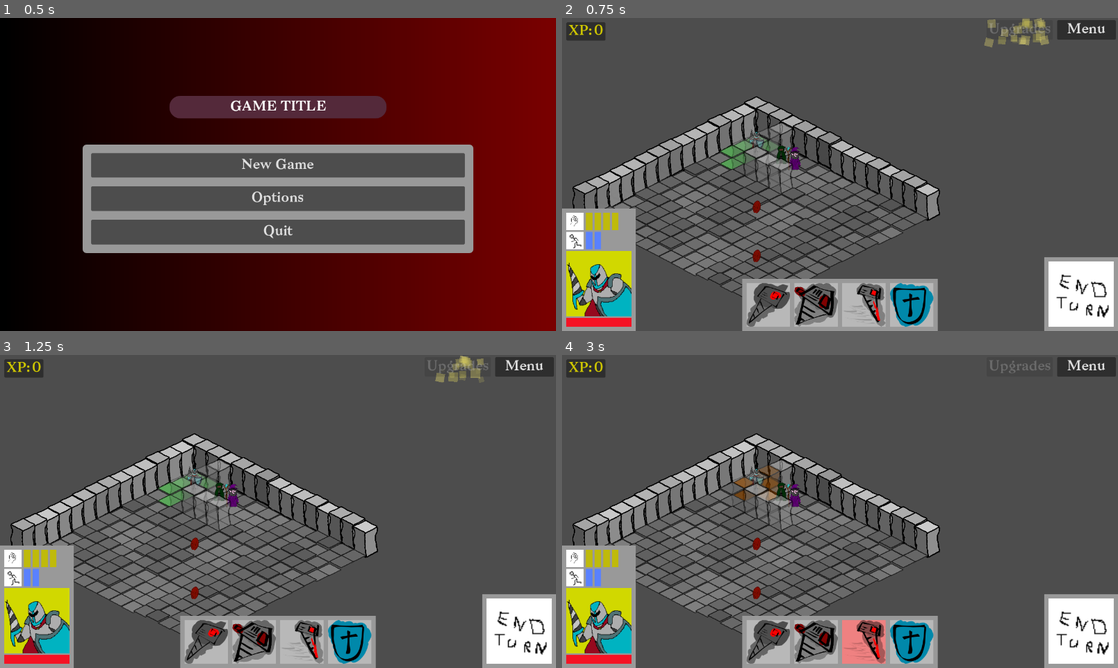
Above: before the commit, frames 1-4 (two rows, left to right).
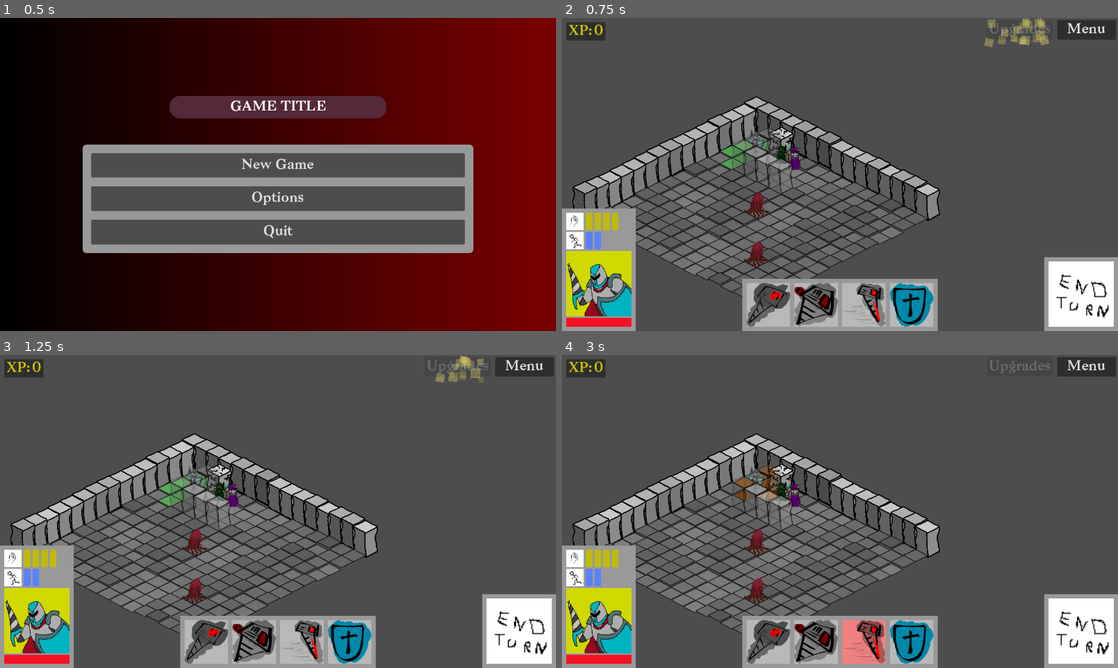
Above: after the commit, the same moments.

Repository: CiaranWoodward/LD57
Game: Godot game, scene res://scenes/main.tscn
Two runs of this game, one before a commit and one after it. Both use one fixed random seed, a clock stepped at 60 frames per second and the inputs below. The engine's default icon, where the game draws it, is replaced by a stand-in: a white triangle on a blue panel in a dark square. Sound files missing from this copy of the repository are replaced by a short silence.
Inputs (mouse positions are in pixels of both pictures, inside the frame that each line leads up to):
- Up to frame 1 (0.5 s): no input
- Up to frame 2 (0.75 s): click "New Game" at 0.5 s
- Up to frame 3 (1.25 s): no input
- Up to frame 4 (3 s): click (767, 642) at 1.25 s; click (817, 642) at 2 s; click (862, 642) at 2.75 s

Frame 1 is identical in both runs. In frame 2, 0.6% of the frame differs, in the area x 32-42%, y 33-80%; in frame 3, 0.6%; in frame 4, 0.6%.

Commit message:
Refactor enemy entities and enhance graphics assets
- Updated enemy scene files to replace CollisionPolygon2D with CollisionShape2D for better collision handling.
- Introduced new graphics assets for various enemies, including textures for Boss, Elite, Grunt, Minion, and others, improving visual fidelity.
- Added new enemy types such as Explosive Barrel and Destructible Wall, along with their respective graphics and scene files.
- Enhanced level management to incorporate new enemy types and ensure proper spawning logic.
- Improved entity initialization and input handling for better gameplay experience.

Diff:
--- a/Enemies/BaseBombEnemy.tscn
+++ b/Enemies/BaseBombEnemy.tscn
@@ -1,21 +1,18 @@
-[gd_scene load_steps=3 format=3 uid="uid://di2fkq7a5jvby"]
+[gd_scene load_steps=3 format=3 uid="uid://bfvgq3eh5c28g"]
 
-[ext_resource type="Script" path="res://Enemies/BaseBombEnemy.gd" id="1_v1r8x"]
-[ext_resource type="Texture2D" uid="uid://bau3w7vbo0o1i" path="res://Graphics/super_Bomb_egg.png" id="2_67mml"]
+[ext_resource type="Script" uid="uid://cw3yef88jh6xh" path="res://Enemies/BaseBombEnemy.gd" id="1_v1r8x"]
+
+[sub_resource type="RectangleShape2D" id="RectangleShape2D_u64ew"]
+size = Vector2(77, 111)
 
 [node name="BaseBombEnemy" type="Node2D"]
 script = ExtResource("1_v1r8x")
 
-[node name="Sprite2D" type="Sprite2D" parent="."]
-position = Vector2(1, -36)
-scale = Vector2(0.4, 0.4)
-texture = ExtResource("2_67mml")
-
 [node name="Area2D" type="Area2D" parent="."]
 
-[node name="CollisionPolygon2D" type="CollisionPolygon2D" parent="Area2D"]
-position = Vector2(0, -35)
-polygon = PackedVector2Array(-35, 35, 35, 35, 35, -35, -35, -35)
+[node name="CollisionShape2D" type="CollisionShape2D" parent="Area2D"]
+position = Vector2(1, -52)
+shape = SubResource("RectangleShape2D_u64ew")
 
 [node name="ExplosionParticles" type="CPUParticles2D" parent="."]
 position = Vector2(0, -36)
@@ -57,4 +54,4 @@
 color = Color(0.2, 0.2, 0.2, 0.6)
 
 [node name="HealthBarPos" type="Marker2D" parent="."]
-position = Vector2(4, -89)
+position = Vector2(-1, -152)
--- a/Enemies/BossEnemy.tscn
+++ b/Enemies/BossEnemy.tscn
@@ -1,25 +1,28 @@
-[gd_scene load_steps=4 format=3 uid="uid://be8pgjtgq0tau"]
+[gd_scene load_steps=5 format=3 uid="uid://be8pgjtgq0tau"]
 
 [ext_resource type="Script" uid="uid://sw4of2ta4k3o" path="res://Enemies/BossEnemy.gd" id="1_v1r8x"]
-[ext_resource type="Texture2D" uid="uid://bau3w7vbo0o1i" path="res://Graphics/super_Bomb_egg.png" id="2_67mml"]
 [ext_resource type="Script" uid="uid://b2phw6axqtl2" path="res://scenes/ProjectileSpawner.gd" id="2_ij15e"]
+[ext_resource type="Texture2D" uid="uid://clil25p24gow7" path="res://Graphics/Enemies/super_Boss.png" id="2_t0exh"]
+
+[sub_resource type="RectangleShape2D" id="RectangleShape2D_yrq0t"]
+size = Vector2(89.5, 132)
 
 [node name="BossEnemy" type="Node2D"]
 script = ExtResource("1_v1r8x")
 
 [node name="Sprite2D" type="Sprite2D" parent="."]
-self_modulate = Color(1, 0.2, 0.2, 1)
-position = Vector2(1, -36)
+position = Vector2(0, -100)
 scale = Vector2(0.6, 0.6)
-texture = ExtResource("2_67mml")
+texture = ExtResource("2_t0exh")
 
 [node name="Area2D" type="Area2D" parent="."]
 
-[node name="CollisionPolygon2D" type="CollisionPolygon2D" parent="Area2D"]
-position = Vector2(0, -35)
-polygon = PackedVector2Array(-35, 35, 35, 35, 35, -35, -35, -35)
+[node name="CollisionShape2D" type="CollisionShape2D" parent="Area2D"]
+position = Vector2(3.25, -70)
+shape = SubResource("RectangleShape2D_yrq0t")
 
 [node name="BeamAttackParticles" type="CPUParticles2D" parent="."]
+position = Vector2(3, -86)
 emitting = false
 amount = 40
 lifetime = 0.5
@@ -37,9 +40,10 @@
 color = Color(1, 0, 0, 0.8)
 
 [node name="HealthBarPos" type="Marker2D" parent="."]
-position = Vector2(4, -105)
+position = Vector2(22, -209)
 
 [node name="ProjectileSpawner" type="Node2D" parent="."]
+position = Vector2(6, -91)
 script = ExtResource("2_ij15e")
 projectile_speed = 600.0
 projectile_color = Color(1, 0, 0, 0.8)
--- a/Enemies/DestructibleWall.gd
+++ b/Enemies/DestructibleWall.gd
@@ -17,8 +17,8 @@
 	move_speed = 0.0  # Cannot move
 	detection_range = 0  # Doesn't detect players
 	aggression_level = 0.0  # No aggression
-	max_health = 10
-	current_health = 10
+	max_health = 5
+	current_health = 5
 
 	xp_value = 10
 
--- a/Enemies/DestructibleWall.tscn
+++ b/Enemies/DestructibleWall.tscn
@@ -1,10 +1,10 @@
 [gd_scene load_steps=4 format=3 uid="uid://bkyltv5r6sslc"]
 
 [ext_resource type="Script" uid="uid://ct1vgvxgtmk4g" path="res://Enemies/DestructibleWall.gd" id="1_4xd5e"]
-[ext_resource type="Texture2D" uid="uid://do8ytyb3gaey7" path="res://Graphics/super_Wall.png" id="2_qjhf4"]
+[ext_resource type="Texture2D" uid="uid://c2ttd6c7ru0l8" path="res://Graphics/Enemies/super_DestructibleWall.png" id="2_udn7r"]
 
 [sub_resource type="RectangleShape2D" id="RectangleShape2D_ue5uf"]
-size = Vector2(70, 70)
+size = Vector2(87, 107)
 
 [node name="DestructibleWall" type="Node2D"]
 script = ExtResource("1_4xd5e")
@@ -12,12 +12,12 @@
 [node name="Sprite2D" type="Sprite2D" parent="."]
 position = Vector2(0, -36)
 scale = Vector2(0.4, 0.4)
-texture = ExtResource("2_qjhf4")
+texture = ExtResource("2_udn7r")
 
 [node name="Area2D" type="Area2D" parent="."]
 
 [node name="CollisionShape2D" type="CollisionShape2D" parent="Area2D"]
-position = Vector2(0, -35)
+position = Vector2(4.5, -20.5)
 shape = SubResource("RectangleShape2D_ue5uf")
 
 [node name="DestructionParticles" type="CPUParticles2D" parent="."]
--- a/Enemies/EliteEnemy.tscn
+++ b/Enemies/EliteEnemy.tscn
@@ -1,16 +1,19 @@
-[gd_scene load_steps=4 format=3 uid="uid://bl3petyk1hi0y"]
+[gd_scene load_steps=5 format=3 uid="uid://bl3petyk1hi0y"]
 
 [ext_resource type="Script" uid="uid://uo235dtxwwq0" path="res://Enemies/EliteEnemy.gd" id="1_hsdep"]
-[ext_resource type="Texture2D" uid="uid://b70w55lxjudji" path="res://icon.svg" id="2_68xh1"]
-[ext_resource type="Script" path="res://scenes/ProjectileSpawner.gd" id="3_v13sd"]
+[ext_resource type="Texture2D" uid="uid://3pxadnr3cqqr" path="res://Graphics/Enemies/super_Elite.png" id="2_icqbd"]
+[ext_resource type="Script" uid="uid://b2phw6axqtl2" path="res://scenes/ProjectileSpawner.gd" id="3_v13sd"]
+
+[sub_resource type="RectangleShape2D" id="RectangleShape2D_icqbd"]
+size = Vector2(87, 107)
 
 [node name="EliteEnemy" type="Node2D"]
 script = ExtResource("1_hsdep")
 
 [node name="Sprite2D" type="Sprite2D" parent="."]
-self_modulate = Color(0.408598, 0.407394, 1.92523e-07, 1)
-position = Vector2(0, -65)
-texture = ExtResource("2_68xh1")
+position = Vector2(2, -81)
+scale = Vector2(0.6, 0.6)
+texture = ExtResource("2_icqbd")
 
 [node name="HealthBarPos" type="Marker2D" parent="."]
 position = Vector2(4, -105)
@@ -19,3 +22,9 @@
 script = ExtResource("3_v13sd")
 projectile_speed = 500.0
 projectile_color = Color(0.408, 0.407, 0, 0.8)
+
+[node name="Area2D" type="Area2D" parent="."]
+
+[node name="CollisionShape2D" type="CollisionShape2D" parent="Area2D"]
+position = Vector2(1, -62)
+shape = SubResource("RectangleShape2D_icqbd")
--- a/Enemies/ExplosiveBarrel.tscn
+++ b/Enemies/ExplosiveBarrel.tscn
@@ -1,14 +1,16 @@
-[gd_scene load_steps=3 format=3 uid="uid://db3dhrxcjfyku"]
+[gd_scene load_steps=4 format=3 uid="uid://db3dhrxcjfyku"]
 
-[ext_resource type="PackedScene" path="res://Enemies/BaseBombEnemy.tscn" id="1_40gr2"]
+[ext_resource type="PackedScene" uid="uid://bfvgq3eh5c28g" path="res://Enemies/BaseBombEnemy.tscn" id="1_40gr2"]
 [ext_resource type="Script" uid="uid://1ewom7ee0otp" path="res://Enemies/ExplosiveBarrel.gd" id="2_xmr6a"]
+[ext_resource type="Texture2D" uid="uid://mle203e46bv5" path="res://Graphics/Enemies/super_Barrel.png" id="3_xmr6a"]
 
 [node name="ExplosiveBarrel" instance=ExtResource("1_40gr2")]
 script = ExtResource("2_xmr6a")
 
-[node name="Sprite2D" parent="." index="0"]
-self_modulate = Color(0.8, 0.3, 0.1, 1)
-scale = Vector2(0.3, 0.35)
+[node name="Sprite2D" type="Sprite2D" parent="." index="0"]
+position = Vector2(-1, -65)
+scale = Vector2(0.6, 0.6)
+texture = ExtResource("3_xmr6a")
 
 [node name="ExplosionParticles" parent="." index="2"]
 color = Color(0.9, 0.4, 0.1, 1)
--- a/Enemies/GruntEnemy.tscn
+++ b/Enemies/GruntEnemy.tscn
@@ -1,12 +1,21 @@
-[gd_scene load_steps=3 format=3 uid="uid://pny8rin8hw87"]
+[gd_scene load_steps=4 format=3 uid="uid://pny8rin8hw87"]
 
 [ext_resource type="Script" uid="uid://c1ysclhtkgbjq" path="res://Enemies/GruntEnemy.gd" id="1_rdtcw"]
-[ext_resource type="Texture2D" uid="uid://b70w55lxjudji" path="res://icon.svg" id="2_wgdkr"]
+[ext_resource type="Texture2D" uid="uid://c1iryn45x5c75" path="res://Graphics/Enemies/super_Grunt.png" id="2_wgdkr"]
+
+[sub_resource type="RectangleShape2D" id="RectangleShape2D_wgdkr"]
+size = Vector2(87, 107)
 
 [node name="GruntEnemy" type="Node2D"]
 script = ExtResource("1_rdtcw")
 
 [node name="Sprite2D" type="Sprite2D" parent="."]
-self_modulate = Color(0.915337, 0.000705597, 0.919708, 1)
-position = Vector2(0, -65)
+position = Vector2(2, -54)
+scale = Vector2(0.6, 0.6)
 texture = ExtResource("2_wgdkr")
+
+[node name="Area2D" type="Area2D" parent="."]
+
+[node name="CollisionShape2D" type="CollisionShape2D" parent="Area2D"]
+position = Vector2(3, -59)
+shape = SubResource("RectangleShape2D_wgdkr")
--- a/Enemies/HellBombChaserEnemy.tscn
+++ b/Enemies/HellBombChaserEnemy.tscn
@@ -1,29 +1,32 @@
-[gd_scene load_steps=3 format=3 uid="uid://cxuw80dk3311"]
+[gd_scene load_steps=4 format=3 uid="uid://cxuw80dk3311"]
 
-[ext_resource type="PackedScene" path="res://Enemies/BaseBombEnemy.tscn" id="1_anbid"]
+[ext_resource type="PackedScene" uid="uid://bfvgq3eh5c28g" path="res://Enemies/BaseBombEnemy.tscn" id="1_anbid"]
 [ext_resource type="Script" uid="uid://bbwiwy121lk6x" path="res://Enemies/HellBombChaserEnemy.gd" id="2_e4ypt"]
+[ext_resource type="Texture2D" uid="uid://m4m1lyt1pn7w" path="res://Graphics/Enemies/super_Chaser.png" id="3_s11bn"]
 
 [node name="HellBombChaserEnemy" instance=ExtResource("1_anbid")]
 script = ExtResource("2_e4ypt")
 
-[node name="Sprite2D" parent="." index="0"]
-self_modulate = Color(1, 0, 0.4, 1)
+[node name="Sprite2D" type="Sprite2D" parent="." index="0"]
+position = Vector2(0, -76)
+scale = Vector2(0.6, 0.6)
+texture = ExtResource("3_s11bn")
 
 [node name="ExplosionParticles" parent="." index="2"]
 color = Color(1, 0, 0.4, 1)
 
 [node name="ChaseParticles" type="CPUParticles2D" parent="." index="5"]
-position = Vector2(0, -15)
+position = Vector2(18, -146)
 amount = 20
 lifetime = 0.6
 local_coords = true
 emission_shape = 1
 emission_sphere_radius = 5.0
-direction = Vector2(0, 1)
+direction = Vector2(0, -1)
 spread = 90.0
 gravity = Vector2(0, 30)
 initial_velocity_min = 10.0
-initial_velocity_max = 20.0
+initial_velocity_max = 69.5
 scale_amount_min = 2.0
 scale_amount_max = 4.0
 color = Color(1, 0, 0.4, 0.4)
--- a/Enemies/HellBombEnemy.tscn
+++ b/Enemies/HellBombEnemy.tscn
@@ -1,13 +1,32 @@
-[gd_scene load_steps=3 format=3 uid="uid://cosnhvfl10sit"]
+[gd_scene load_steps=4 format=3 uid="uid://cosnhvfl10sit"]
 
-[ext_resource type="PackedScene" path="res://Enemies/BaseBombEnemy.tscn" id="1_anbid"]
+[ext_resource type="PackedScene" uid="uid://bfvgq3eh5c28g" path="res://Enemies/BaseBombEnemy.tscn" id="1_anbid"]
 [ext_resource type="Script" uid="uid://cbqak8navhc7c" path="res://Enemies/HellBombEnemy.gd" id="2_e4ypt"]
+[ext_resource type="Texture2D" uid="uid://ched3vgacyeqw" path="res://Graphics/Enemies/super_Bomb.png" id="3_26f2j"]
 
 [node name="HellBombEnemy" instance=ExtResource("1_anbid")]
 script = ExtResource("2_e4ypt")
 
-[node name="Sprite2D" parent="." index="0"]
-self_modulate = Color(1, 0.4, 0, 1)
+[node name="Sprite2D" type="Sprite2D" parent="." index="0"]
+position = Vector2(1, -42)
+scale = Vector2(0.6, 0.6)
+texture = ExtResource("3_26f2j")
 
 [node name="ExplosionParticles" parent="." index="2"]
 color = Color(1, 0.4, 0, 1)
+
+[node name="ChaseParticles" type="CPUParticles2D" parent="." index="5"]
+position = Vector2(12, -116)
+amount = 20
+lifetime = 0.6
+local_coords = true
+emission_shape = 1
+emission_sphere_radius = 5.0
+direction = Vector2(0, -1)
+spread = 90.0
+gravity = Vector2(0, 30)
+initial_velocity_min = 10.0
+initial_velocity_max = 69.5
+scale_amount_min = 2.0
+scale_amount_max = 4.0
+color = Color(1, 0, 0.4, 0.4)
--- a/Enemies/MinionEnemy.tscn
+++ b/Enemies/MinionEnemy.tscn
@@ -1,7 +1,7 @@
 [gd_scene load_steps=4 format=3 uid="uid://dc40kqfykbc2o"]
 
 [ext_resource type="Script" uid="uid://bxoj1njd660h3" path="res://Enemies/MinionEnemy.gd" id="1_h27ej"]
-[ext_resource type="Texture2D" uid="uid://bau3w7vbo0o1i" path="res://Graphics/super_Bomb_egg.png" id="2_67mml"]
+[ext_resource type="Texture2D" uid="uid://3ssxa31op1k8" path="res://Graphics/Enemies/super_Minion.png" id="2_rt86d"]
 [ext_resource type="Script" uid="uid://b2phw6axqtl2" path="res://scenes/ProjectileSpawner.gd" id="3_e2mtr"]
 
 [node name="MinionEnemy" type="Node2D"]
@@ -9,9 +9,9 @@
 
 [node name="Sprite2D" type="Sprite2D" parent="."]
 self_modulate = Color(0.6, 0.8, 1, 1)
-position = Vector2(1, -36)
+position = Vector2(-4, -53)
 scale = Vector2(0.4, 0.4)
-texture = ExtResource("2_67mml")
+texture = ExtResource("2_rt86d")
 
 [node name="Area2D" type="Area2D" parent="."]
 
--- a/Level/DestructibleWall.gd
+++ /dev/null
@@ -1,79 +0,0 @@
-class_name DestructibleWall
-extends EnemyEntity
-
-var destroyed_particles_active: int = 0
-
-func _init():
-	entity_name = "Destructible Wall"
-	entity_id = "wall_" + str(randi())
-
-func _ready():
-	super._ready()
-
-	# Set the correct enemy type
-	enemy_type = EnemyType.DESTRUCTIBLE_WALL
-
-	# Static configuration
-	move_speed = 0.0  # Cannot move
-	detection_range = 0  # Doesn't detect players
-	aggression_level = 0.0  # No aggression
-	max_health = 10
-	current_health = 10
-
-	xp_value = 10
-
-	# Connect to the particle systems' finished signals if any
-	var destruction_particles = $DestructionParticles
-	if destruction_particles:
-		destruction_particles.finished.connect(_on_particles_finished)
-
-# Override process_turn to do nothing (walls don't take actions)
-func process_turn(player_entities: Array):
-	# Static objects don't move or take any actions
-	return false
-
-# Override pursue_target to do nothing (walls don't move)
-func pursue_target():
-	# Do nothing - walls don't move
-	pass
-
-# Override follow_patrol_path to do nothing (walls don't patrol)
-func follow_patrol_path():
-	# Do nothing - walls don't move
-	pass
-
-# Override die function to handle destruction with particles
-func die():
-	print("DestructibleWall: " + entity_name + " destroyed!")
-
-	# Visual effect (flash red before dying)
-	modulate = Color(1.5, 0.3, 0.3, 1.0)
-
-	# Hide the sprite after a small delay
-	var sprite = $Sprite2D
-	if sprite:
-		var sprite_timer = get_tree().create_timer(0.2)
-		sprite_timer.timeout.connect(func(): sprite.visible = false)
-
-	# Play destruction particles
-	destroyed_particles_active = 0
-
-	var destruction_particles = $DestructionParticles
-	if destruction_particles:
-		destruction_particles.emitting = true
-		destroyed_particles_active += 1
-
-	# Call the parent's die method to set flags and emit signals
-	super.die()
-
-	# Only queue_free if no particles are playing
-	if destroyed_particles_active == 0:
-		queue_free()
-
-# Called when a particle system finishes
-func _on_particles_finished():
-	destroyed_particles_active -= 1
-
-	# If all particle systems are done and we're dead, free the entity
-	if destroyed_particles_active <= 0 and is_dead and is_instance_valid(self):
-		queue_free()
--- a/Level/Entity.gd
+++ b/Level/Entity.gd
@@ -482,6 +482,13 @@
 func _input_event(_viewport, event, _shape_idx):
 	if event is InputEventMouseButton and event.pressed and event.button_index == MOUSE_BUTTON_LEFT:
 		print("Entity clicked: ", entity_name)
+
+		# Check if this is a player entity and don't emit selection signal
+		if self is PlayerEntity:
+			print("PlayerEntity clicked: ", entity_name, " - ignoring selection")
+			return
+
+		# Only emit the selection signal for non-player entities
 		emit_signal("entity_selected", self)
 
 # Move along the current path
--- a/Level/ExplosiveBarrel.gd
+++ /dev/null
@@ -1,65 +0,0 @@
-class_name ExplosiveBarrel
-extends BaseBombEnemy
-
-func _init():
-	entity_name = "Explosive Barrel"
-	entity_id = "barrel_" + str(randi())
-
-func _ready():
-	super._ready()
-
-	# Set the correct enemy type
-	enemy_type = EnemyType.EXPLOSIVE_BARREL
-
-	# Static configuration
-	move_speed = 0.0  # Cannot move
-	detection_range = 0  # Doesn't detect players
-	aggression_level = 0.0  # No aggression
-	max_health = 8
-	current_health = 8
-
-	# Explosion configuration
-	explosion_radius = 2  # Larger explosion radius than bomb
-	explosion_damage = 8  # More damage than regular bombs
-
-	xp_value = 20
-
-# Override process_turn to do nothing (barrels don't take actions)
-func process_turn(player_entities: Array):
-	# Static barrels don't move or take any actions
-	return false
-
-# Override pursue_target to do nothing (barrels don't move)
-func pursue_target():
-	# Do nothing - barrels don't move
-	pass
-
-# Override follow_patrol_path to do nothing (barrels don't patrol)
-func follow_patrol_path():
-	# Do nothing - barrels don't move
-	pass
-
-# Override take_damage to trigger explosion when damaged past a threshold
-func take_damage(damage_amount: int) -> void:
-	# First, apply damage normally
-	super.take_damage(damage_amount)
-
-	# Check if we should explode
-	if current_health <= max_health / 2 and not has_exploded:
-		print("ExplosiveBarrel: " + entity_name + " damaged and unstable!")
-		modulate = Color(1.5, 0.8, 0.3, 1.0)  # Turn orange as warning
-
-		# If health is very low, explode immediately
-		if current_health <= 2:
-			explode()
-		# Otherwise, set a timer for delayed explosion
-		else:
-			var timer = get_tree().create_timer(1.0)
-			timer.timeout.connect(func():
-				if not has_exploded and not is_dead:
-					explode()
-			)
-
-# Return the entity type for better debugging
-func get_bomb_type() -> String:
-	return "ExplosiveBarrel"
--- a/Level/GameController.gd
+++ b/Level/GameController.gd
@@ -673,9 +673,14 @@
 		EnemyEntity.EnemyType.HELLBOMB_CHASER:
 			entity = load("res://Enemies/HellBombChaserEnemy.tscn").instantiate()
 
+		EnemyEntity.EnemyType.EXPLOSIVE_BARREL:
+			entity = load("res://Enemies/ExplosiveBarrel.tscn").instantiate()
+
+		EnemyEntity.EnemyType.DESTRUCTIBLE_WALL:
+			entity = load("res://Enemies/DestructibleWall.tscn").instantiate()
+
 		_:
-			# Fallback to generic enemy if type not recognized
-			push_error("GameController: Unknown enemy type: " + str(enemy_type_id))
+			assert(false, "GameController: Unknown enemy type: " + str(enemy_type_id))
 			return null
 
 	# Setup common enemy entity properties
--- a/Level/LevelManager.gd
+++ b/Level/LevelManager.gd
@@ -15,13 +15,13 @@
 
 # Tile and entity encoding dictionary
 # First character: Tile type
-# o = open/floor, s = stone/wall
+# o = stone/floor, s = stone/wall
 # Second character (optional): Entity to spawn
 # H = Hellbomb, C = Hellbomb Chaser, M = Minion, E = Elite, G = Grunt, B = Boss, P = Player (Heavy), S = Scout, W = Wizard
 # X = Exploding Barrel, D = Destructible Wall
 var tile_entity_encoding = {
 	# Tile types (first character)
-	"o": "open_floor",
+	"o": "stone_floor",
 	"s": "stone_wall",
 
 	# Entity types (second character)
@@ -41,7 +41,7 @@
 var level_maps : Array = [
 	[
 		["s", "s", "s", "s", "s", "s", "s", "s", "s", "s", "s", "s", "s", "s", "s"],
-		["s", "o", "o", "s", "o", "o", "o", "o", "o", "o", "o", "o", "o", "o", "o"],
+		["s", "o", "o", "oD", "o", "o", "o", "o", "o", "o", "o", "o", "o", "o", "o"],
 		["s", "o", "oP", "s", "oS", "oW", "o", "o", "o", "o", "o", "o", "o", "o", "o"],
 		["s", "o", "o", "s", "o", "o", "o", "o", "o", "o", "o", "o", "o", "o", "o"],
 		["s", "o", "o", "s", "s", "s", "s", "o", "o", "o", "o", "o", "o", "o", "o"],
@@ -255,14 +255,11 @@
 
 # Check if a tile position in a level has a valid tile below it for drilling
 func has_valid_tile_below(level_index: int, grid_pos: Vector2i) -> bool:
-	if level_index >= level_nodes.size() - 1:
-		return false  # No level below
-
 	var level_below_index = level_index + 1
 
-	# Initialize the level below if it's not already active
+	# Return false if the level below does not exist
 	if not level_nodes.has(level_below_index):
-		initialize_level(level_below_index)
+		return false
 
 	var level_below = level_nodes[level_below_index]
 	var tile_below = level_below.get_tile(grid_pos)
--- a/Level/MultiLevelGameInit.gd
+++ b/Level/MultiLevelGameInit.gd
@@ -19,7 +19,9 @@
 	"minion": EnemyEntity.EnemyType.MINION,
 	"elite": EnemyEntity.EnemyType.ELITE,
 	"grunt": EnemyEntity.EnemyType.GRUNT,
-	"boss": EnemyEntity.EnemyType.BOSS
+	"boss": EnemyEntity.EnemyType.BOSS,
+	"exploding_barrel": EnemyEntity.EnemyType.EXPLOSIVE_BARREL,
+	"destructible_wall": EnemyEntity.EnemyType.DESTRUCTIBLE_WALL
 }
 
 func _ready():
Binary file added: Graphics/Enemies/super_Barrel.png
Not shown, added: Graphics/Enemies/super_Barrel.png.import
Binary file added: Graphics/Enemies/super_Bomb.png
Not shown, added: Graphics/Enemies/super_Bomb.png.import
Binary file added: Graphics/Enemies/super_Boss.png
Not shown, added: Graphics/Enemies/super_Boss.png.import
Binary file added: Graphics/Enemies/super_Chaser.png
Not shown, added: Graphics/Enemies/super_Chaser.png.import
Binary file added: Graphics/Enemies/super_DestructibleWall.png
Not shown, added: Graphics/Enemies/super_DestructibleWall.png.import
Binary file added: Graphics/Enemies/super_Elite.png
Not shown, added: Graphics/Enemies/super_Elite.png.import
(and 7 more such lines)
